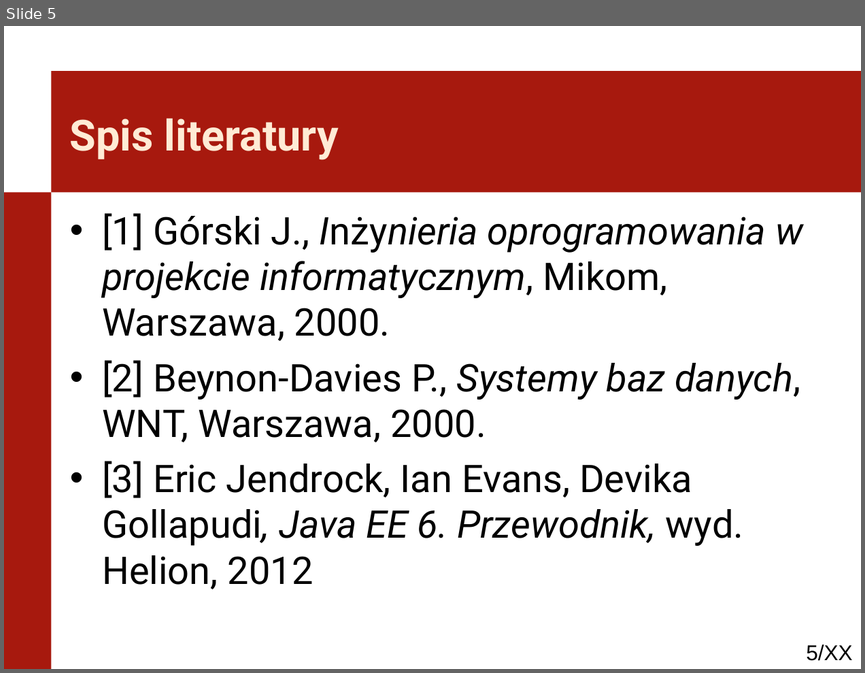
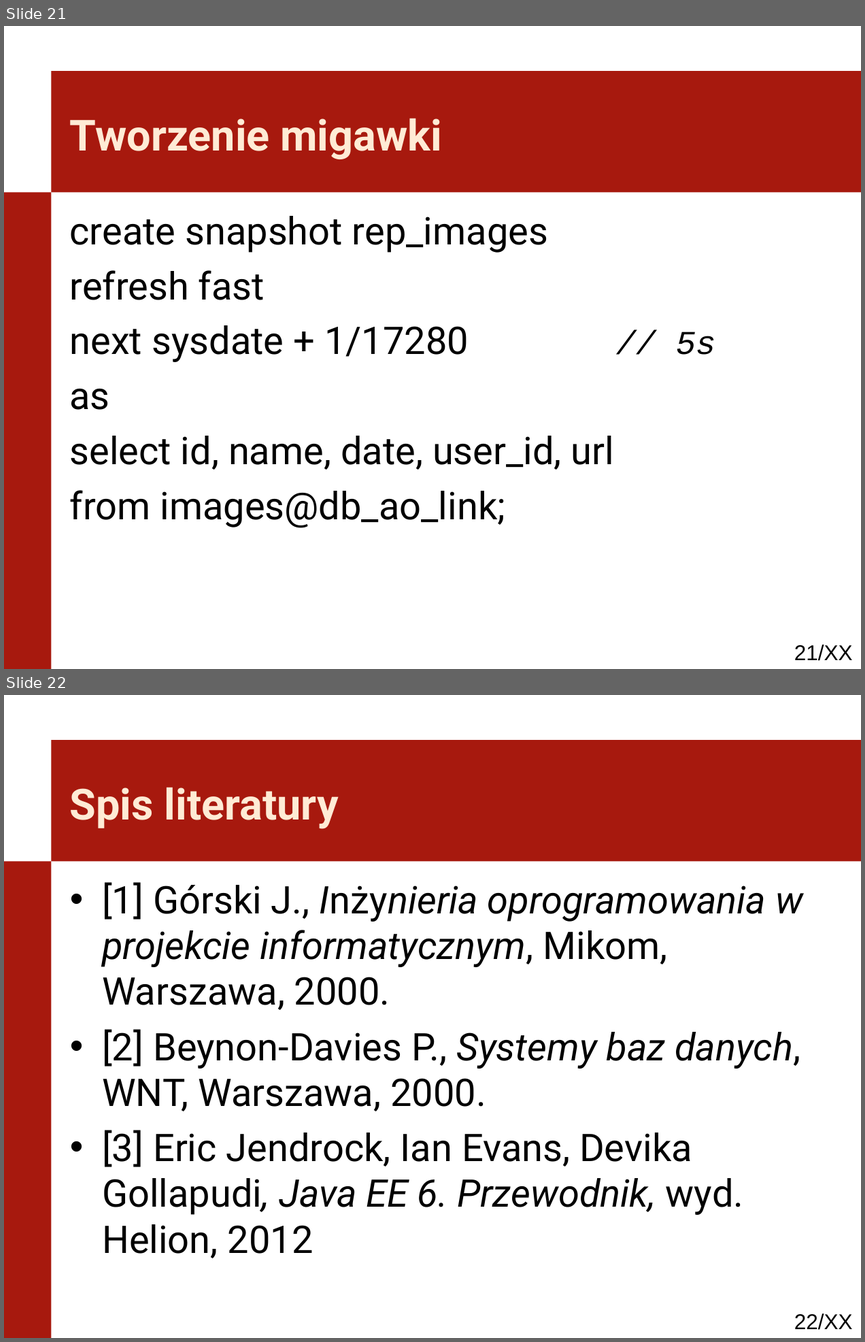
Before and after one commit to kaczanmo/projekt_bd_2013, a slide deck: prezentacja_2/prezentacja_2.ppt. Shown one above the other, each under a label of ours: slide 5 before the commit, slides 21 and 22 after it. The pictures are 865x673 and 865x1342 pixels, drawn with LibreOffice and Linux fonts; fonts in the diff are those of the drawing; background and template pictures are left out. Boxes give left, top, right and bottom in pixels: in the first picture for what was removed or moved away, otherwise in the second. Text is boxed around its words. In the diff, an @@ line names an element or a change of style, - is before the commit and + after.

```diff
--- a/prezentacja_2/prezentacja_2.ppt
+++ b/prezentacja_2/prezentacja_2.ppt
@@ slide 21 added at box(4, 26, 861, 669), background #FFFFFF; not listed: 3 template elements that a slide beside it also shows @@
@@ title added at box(70, 118, 442, 159), 36 pt, text #FFEBD5, bold @@
+Tworzenie migawki
@@ text added at box(70, 216, 716, 528), 32 pt, text #000000 @@
+create snapshot rep_images
+refresh fast
+next sysdate + 1/17280 // 5s
+as
+select id, name, date, user_id, url
+from images@db_ao_link;
@@ what was slide 5 is now slide 22 @@
@@ page number at box(794, 1313, 853, 1329): text changed @@
-5/XX
+22/XX
```
Also in this commit, not shown: 2 slides changed, 16 other slides added, 18 other files.
